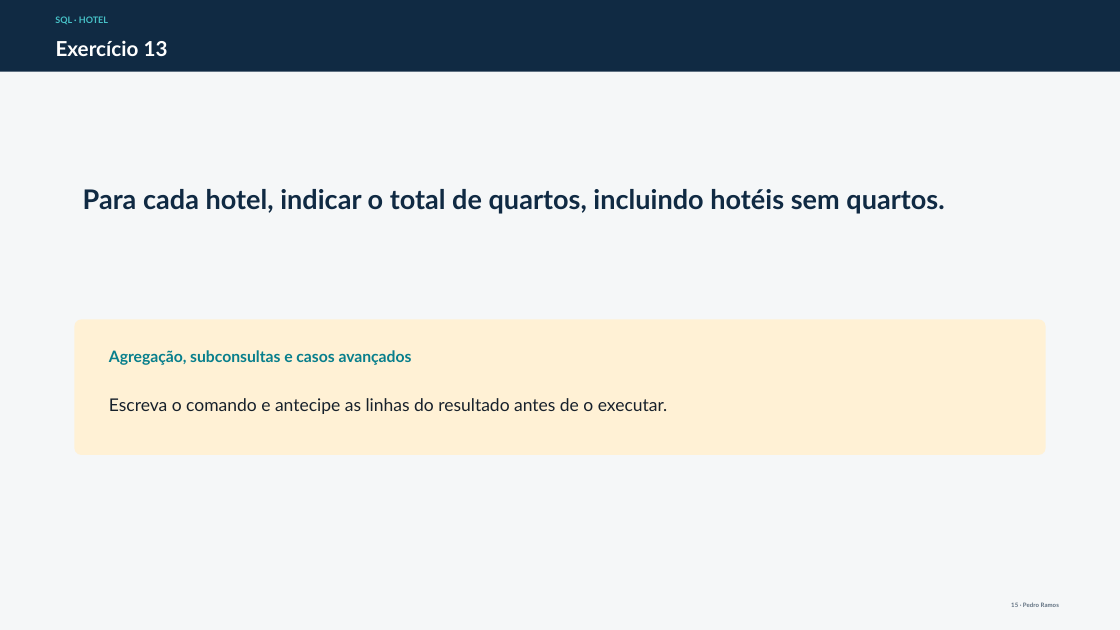
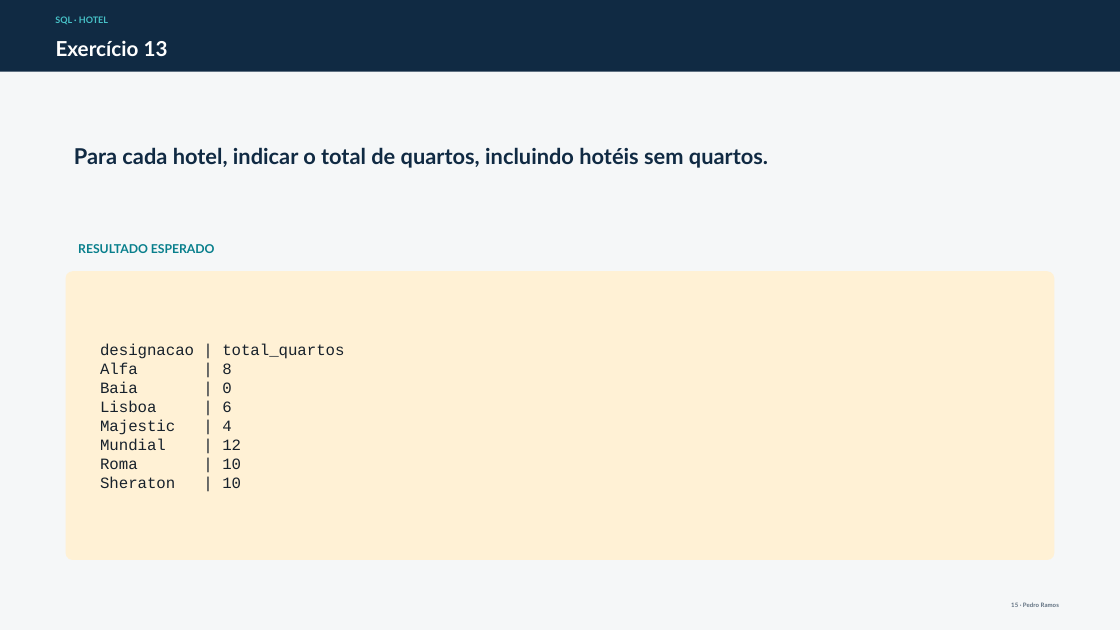
Before and after one commit to pnramos-iscte/docker, a slide deck: slide 15 of docs/exercicios-select-hotel/Exercicios_SELECT_Hotel_slides.pptx. Drawn at 1120x630 pixels with LibreOffice and Linux fonts; fonts in the diff are those of the drawing. Boxes give left, top, right and bottom in pixels: in the first picture for what was removed or moved away, otherwise in the second. Text is boxed around its words. In the diff, an @@ line names an element or a change of style, - is before the commit and + after.

Commit message:
Add no-WITH hotel solutions and expected slide results

```diff
--- a/docs/exercicios-select-hotel/Exercicios_SELECT_Hotel_slides.pptx
+++ b/docs/exercicios-select-hotel/Exercicios_SELECT_Hotel_slides.pptx
@@ text "Para cada hotel, indicar o ...": place and size @@
-text "Para cada hotel, indicar o ..." at bbox=[83, 189, 944, 214]
+text "Para cada hotel, indicar o ..." at bbox=[74, 147, 768, 168]
@@ text "Para cada hotel, indicar o ..." at bbox=[74, 147, 768, 168]: size 23.2 to 18.8 pt @@
@@ text added at bbox=[78, 244, 215, 253], 10.5 pt, text #087F8C, bold @@
+RESULTADO ESPERADO
@@ rounded rectangle: place and size @@
-rounded rectangle at bbox=[75, 319, 1046, 455]
+rounded rectangle at bbox=[66, 271, 1054, 560]
@@ rounded rectangle at bbox=[66, 271, 1054, 560]: proportions changed @@
@@ text at bbox=[100, 344, 344, 488]: text changed; size 15 to 13.5 pt; font Lato to Courier New @@
-Escreva o comando e antecipe as linhas do resultado antes de o executar.
+designacao | total_quartos
+Alfa | 8
+Baia | 0
+Lisboa | 6
+Majestic | 4
+Mundial | 12
+Roma | 10
+Sheraton | 10
@@ text removed at bbox=[109, 350, 412, 365] @@
-Agregação, subconsultas e casos avançados
```
Also in this commit, not shown: 19 other slides changed, 2 other files.
